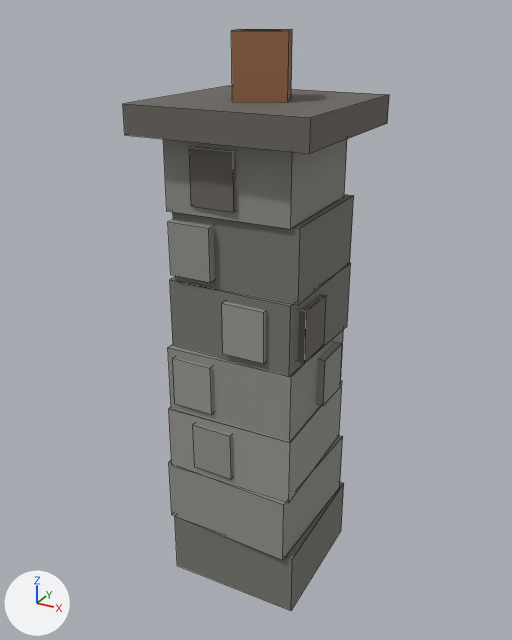
An edit to the Blender file art/kit/buildings/chimney.stone/chimney.stone.blend, drawn before and after from the same camera.
Both versions are drawn from a 50 mm lens placed at (1.43, -2.65, 2.66), pointed at (-0.03, 0.0, 1.33). The axes (+X, +Y, +Z) are drawn at lower left. The lights are the same throughout. The older version comes first. Mesh edges are drawn as thin lines.

Objects in the first picture: 'chimney'.
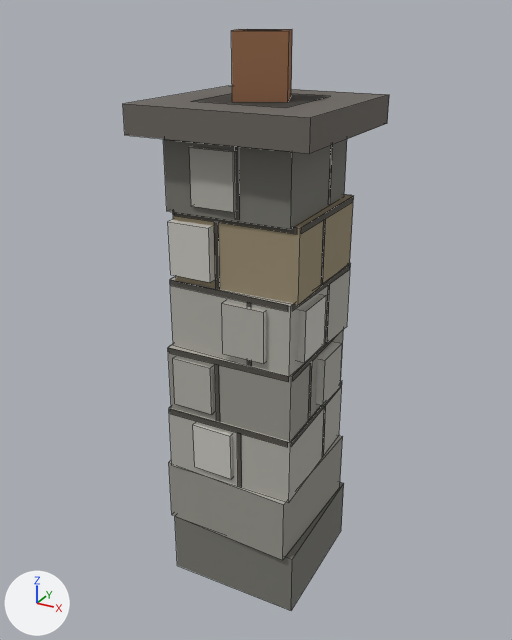
Pixel boxes [x1, y1, x2, y2] of what changed, in the pictures (512 x 640 px):
part 1 of me_chimney, added: after [165, 93, 353, 487]
part 2 of me_chimney, surface changed: [163, 139, 354, 507] in both

The change, as a list of edits to the scene's bpy script:
```text
Change me_chimney:
    used by ob_chimney; location = (0.0, 0.0, 0.0)
    remove me_chimney.from_pydata(...)  # 192 vertices, 144 faces; spans x -0.4..0.4, y -0.4..0.4, z 0.0..2.58
    add me_chimney.from_pydata(...)  # 356 vertices, 185 faces; spans x -0.4..0.4, y -0.4..0.4, z 0.0..2.58
    me_chimney part 1
    124 vertices are added at x -0.33..0.31, y -0.33..0.31, z 0.63..2.32
    32 new vertices lie (0.0, 0.0, 0.29) away from vertices in x -0.33..0.31, y -0.32..0.31, z 0.63..1.89
    8 new vertices lie (0.0, 0.0, 0.3) away from vertices in x -0.31..0.3, y -0.32..0.29, z 0.94
    41 new faces join them
    me_chimney part 2: 115 kept faces spanning x -0.4..0.4, y -0.4..0.4, z 0.04..2.2 get new texture (UV) coordinates
```
